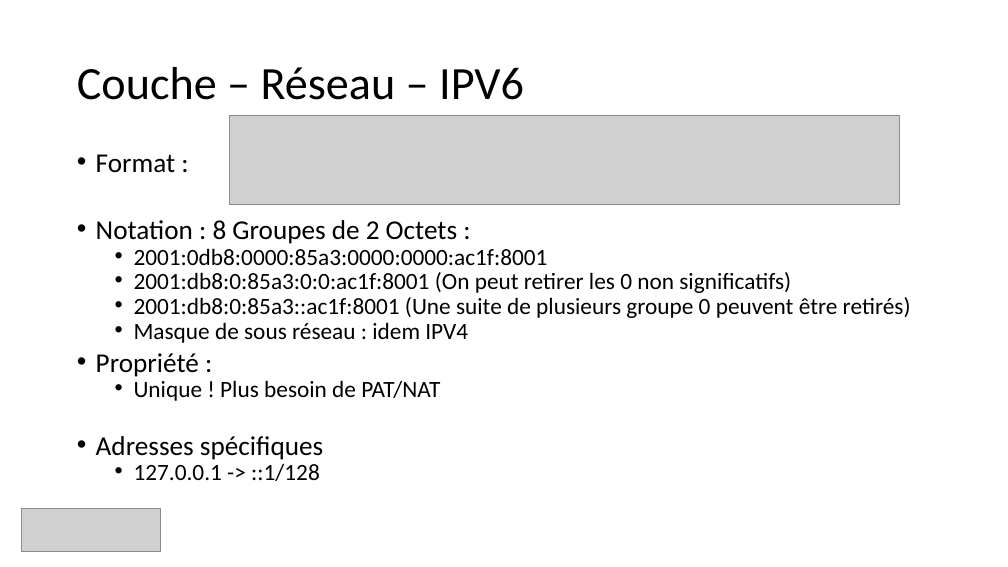
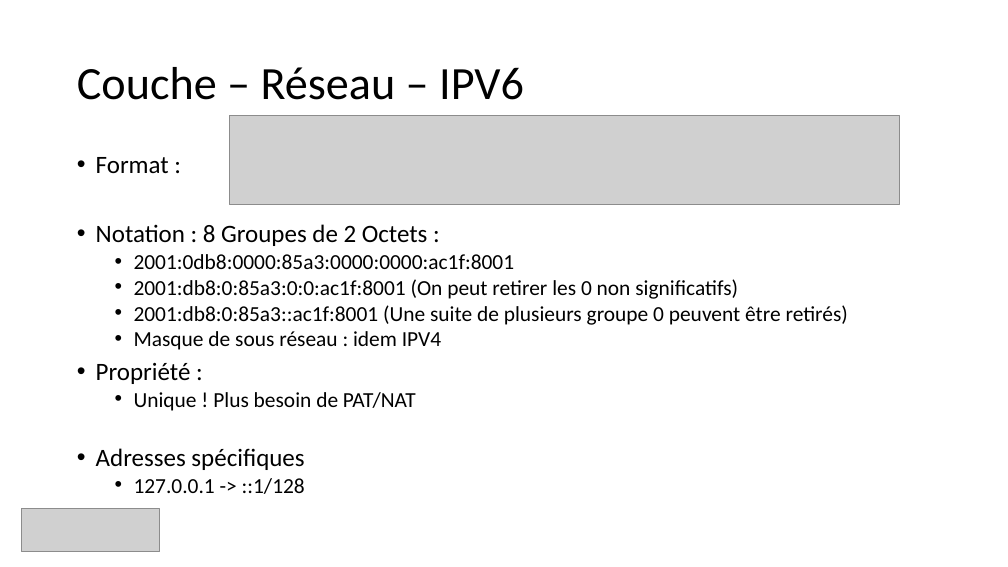
Before and after one commit to guillaume-rico/reseaux_informatiques, a slide deck: slide 22 of 01_CM/CM3 Réseaux Informatiques.pptx (slide 24 before the commit). Drawn at 1008x567 pixels with LibreOffice and Linux fonts; fonts in the diff are those of the drawing; grey boxes stand for pictures. Boxes give left, top, right and bottom in pixels: in the first picture for what was removed or moved away, otherwise in the second. Text is boxed around its words. In the diff, an @@ line names an element or a change of style, - is before the commit and + after.

```diff
--- a/01_CM/CM3 Réseaux Informatiques.pptx
+++ b/01_CM/CM3 Réseaux Informatiques.pptx
@@ text "Format :" at bbox=[96, 157, 848, 494]: size 25.9 to 23.8 pt in "Format :", "Notation : 8 Groupes de 2 Octets ...", "Propriété :", "Adresses spécifiques"; size 22.2 to 20.4 pt in "2001:0db8:0000:85a3:0000:0000:ac1f:8001", "2001:db8:0:85a3:0:0:ac1f:8001 (On peut retirer les 0 non ...", "2001:db8:0:85a3::ac1f:8001 (Une suite de plusieurs groupe 0 ...", "Masque de sous réseau : idem IPV4" and 2 more places; line spacing 0.7 to 0.8 @@
```
Also in this commit, not shown: 2 other slides changed, 2 slides removed, 2 other files.
